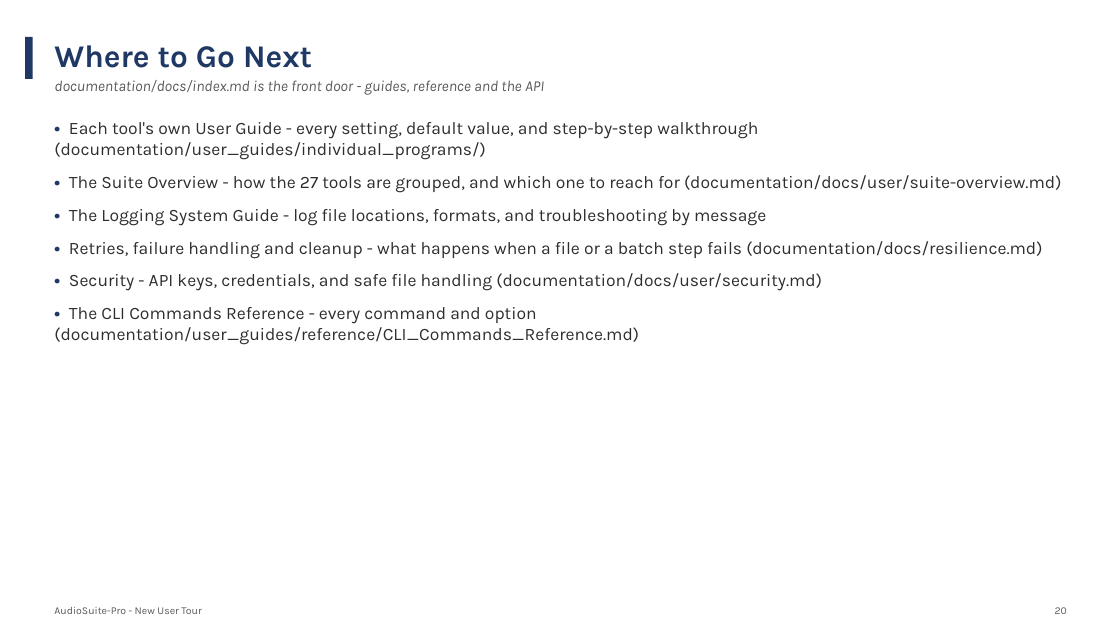
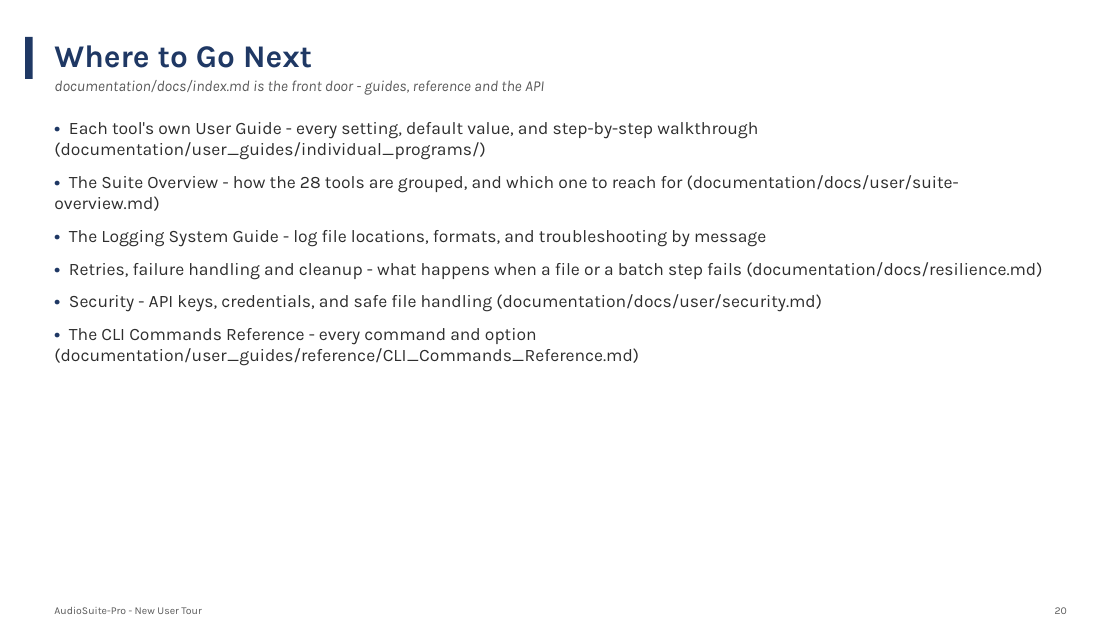
Before and after one commit to wilte01/AudioSuite-Pro, a slide deck: slide 23 of documentation/user_guides/suite_overview/AudioSuite-Pro_New_User_Presentation.pptx. Drawn at 1120x630 pixels with LibreOffice and Linux fonts; fonts in the diff are those of the drawing. Boxes give left, top, right and bottom in pixels: in the first picture for what was removed or moved away, otherwise in the second. Text is boxed around its words. In the diff, an @@ line names an element or a change of style, - is before the commit and + after.

```diff
--- a/documentation/user_guides/suite_overview/AudioSuite-Pro_New_User_Presentation.pptx
+++ b/documentation/user_guides/suite_overview/AudioSuite-Pro_New_User_Presentation.pptx
@@ text at bbox=[54, 175, 959, 211]: text changed @@
-• The Suite Overview - how the 27 tools are grouped, and which one to reach for (documentation/docs/user/suite-overview.md)
+• The Suite Overview - how the 28 tools are grouped, and which one to reach for (documentation/docs/user/suite-overview.md)
```
Also in this commit, not shown: 3 other slides changed, 58 other files.
